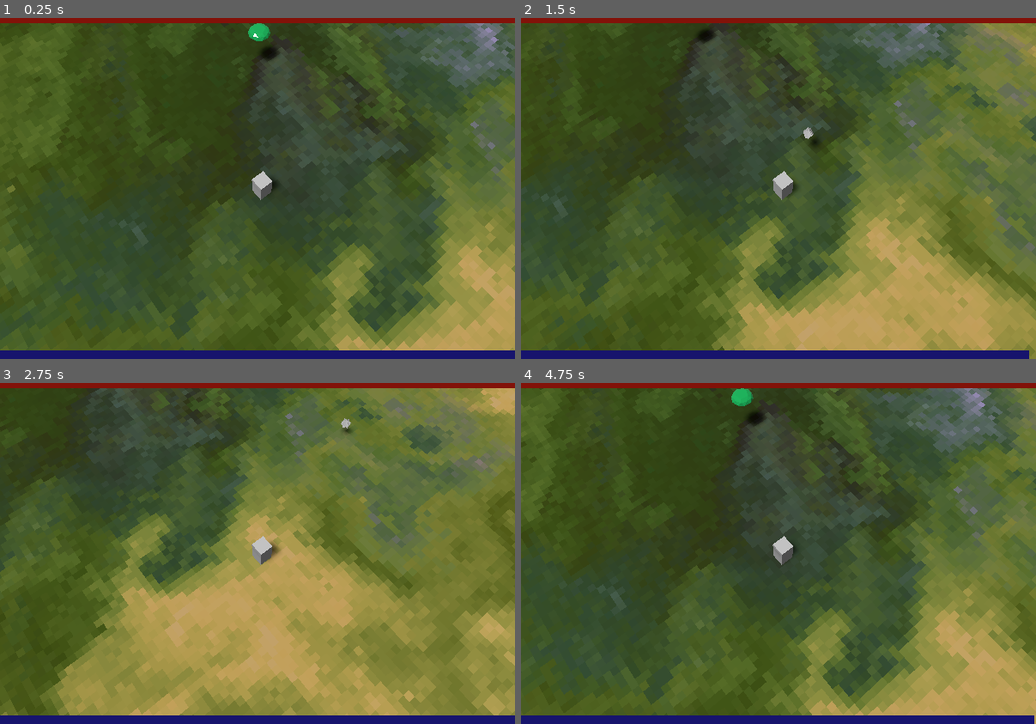
Above: before the commit, frames 1-4 (two rows, left to right).
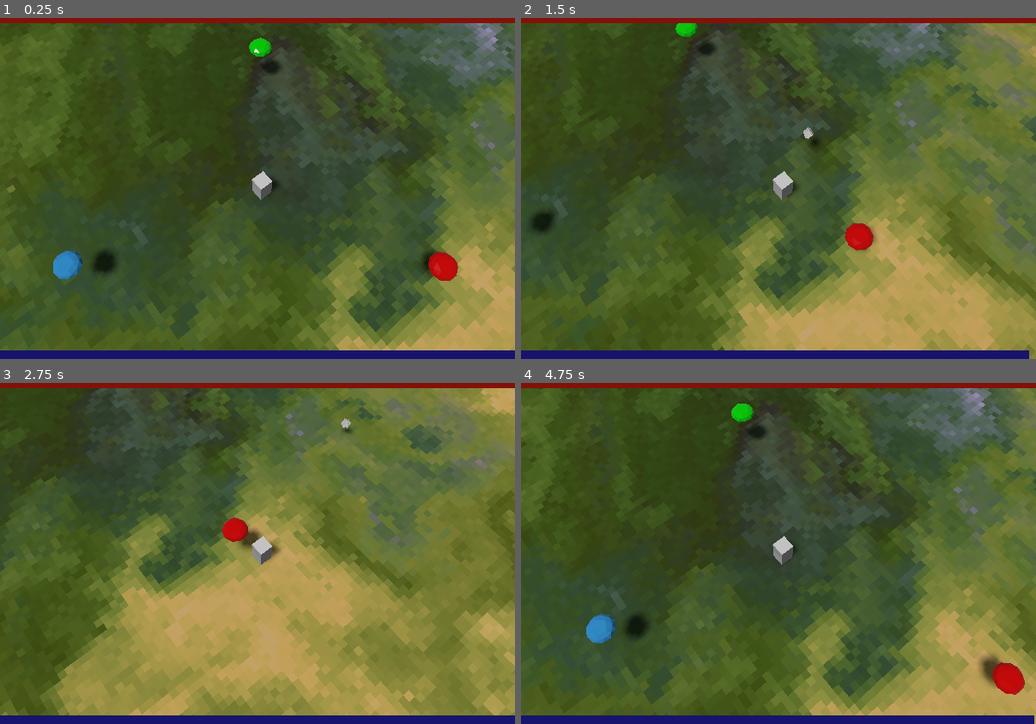
Above: after the commit, the same moments.

Repository: DominicSimone/particle-wizard
Game: Godot game, scene res://main.tscn
Two runs of this game, one before a commit and one after it. Both use one fixed random seed, a clock stepped at 60 frames per second and the inputs below.
Inputs (mouse positions are in pixels of both pictures, inside the frame that each line leads up to):
- Up to frame 1 (0.25 s): no input
- Up to frame 2 (1.5 s): move the mouse to (891, 171) at 0.52 s; hold D (move_right) 0.53-1.28 s; click (891, 171) at 0.67 s; move the mouse to (675, 205) at 1.27 s; hold S (move_backward) from 1.28 s (still down)
- Up to frame 3 (2.75 s): move the mouse to (309, 475) at 2.02 s; release S (move_backward) at 2.03 s; hold D (move_right) from 2.03 s (still down)
- Up to frame 4 (4.75 s): move the mouse to (752, 621) at 2.77 s; release D (move_right) at 2.78 s; hold W (move_forward) 2.78-3.53 s; click (752, 621) at 2.92 s; move the mouse to (933, 604) at 3.52 s; hold A (move_left) from 3.53 s (still down); move the mouse to (624, 502) at 4.27 s

The runs differ from the first frame. In frame 1, 1.6% of the frame differs, in the area x 10-89%, y 1-78%; in frame 2, 0.9%; in frame 3, 0.4%; in frame 4, 1.8%, in the area x 12-98%, y 1-92%.

Commit message:
Enemy coloring

Diff:
--- /dev/null
+++ b/Enemy.tscn
@@ -0,0 +1,69 @@
+[gd_scene load_steps=8 format=2]
+
+[ext_resource path="res://scripts/Enemy.gd" type="Script" id=2]
+[ext_resource path="res://Detector.tscn" type="PackedScene" id=3]
+[ext_resource path="res://objects/gem.obj" type="ArrayMesh" id=4]
+
+[sub_resource type="SpatialMaterial" id=45]
+resource_local_to_scene = true
+roughness = 0.15
+
+[sub_resource type="SphereShape" id=33]
+radius = 0.910449
+
+[sub_resource type="Animation" id=38]
+length = 0.001
+tracks/0/type = "value"
+tracks/0/path = NodePath("gem:rotation_degrees")
+tracks/0/interp = 1
+tracks/0/loop_wrap = true
+tracks/0/imported = false
+tracks/0/enabled = true
+tracks/0/keys = {
+"times": PoolRealArray( 0 ),
+"transitions": PoolRealArray( 1 ),
+"update": 0,
+"values": [ Vector3( 0, 0, 0 ) ]
+}
+
+[sub_resource type="Animation" id=39]
+resource_name = "Spin"
+length = 3.0
+loop = true
+tracks/0/type = "value"
+tracks/0/path = NodePath("gem:rotation_degrees")
+tracks/0/interp = 1
+tracks/0/loop_wrap = true
+tracks/0/imported = false
+tracks/0/enabled = true
+tracks/0/keys = {
+"times": PoolRealArray( 0, 3 ),
+"transitions": PoolRealArray( 1, 1 ),
+"update": 0,
+"values": [ Vector3( 0, 0, 0 ), Vector3( 0, -72, 0 ) ]
+}
+
+[node name="Enemy" type="Area"]
+transform = Transform( 1, 0, 0, 0, 1, 0, 0, 0, 1, -9.65013, 2.93734, -7.57665 )
+collision_layer = 2
+input_ray_pickable = false
+script = ExtResource( 2 )
+max_health = 10.0
+
+[node name="Detector" parent="." instance=ExtResource( 3 )]
+
+[node name="gem" type="MeshInstance" parent="."]
+transform = Transform( 1, 0, 0, 0, 1, 0, 0, 0, 1, 0, -0.199103, 0 )
+mesh = ExtResource( 4 )
+skeleton = NodePath("../..")
+material/0 = SubResource( 45 )
+
+[node name="CollisionShape" type="CollisionShape" parent="."]
+shape = SubResource( 33 )
+
+[node name="AnimationPlayer" type="AnimationPlayer" parent="."]
+autoplay = "Spin"
+anims/RESET = SubResource( 38 )
+anims/Spin = SubResource( 39 )
+
+[connection signal="body_entered" from="." to="." method="_on_Enemy_body_entered"]
--- a/Shield.tscn
+++ b/Shield.tscn
@@ -8,6 +8,7 @@
 radius = 1.50484
 
 [sub_resource type="ShaderMaterial" id=41]
+resource_local_to_scene = true
 shader = ExtResource( 3 )
 shader_param/albedo = Color( 0.52549, 0.607843, 0.831373, 1 )
 shader_param/emission_color = Color( 0.415686, 0.341176, 0.368627, 1 )
@@ -17,6 +18,7 @@
 shader_param/uv_offset = null
 
 [sub_resource type="SphereMesh" id=40]
+resource_local_to_scene = true
 material = SubResource( 41 )
 radius = 1.5
 height = 3.0
--- a/main.tscn
+++ b/main.tscn
@@ -1,12 +1,10 @@
-[gd_scene load_steps=21 format=2]
+[gd_scene load_steps=15 format=2]
 
 [ext_resource path="res://textures/temp ground.png" type="Texture" id=1]
 [ext_resource path="res://scripts/PlayerController.gd" type="Script" id=2]
-[ext_resource path="res://scripts/Enemy.gd" type="Script" id=3]
+[ext_resource path="res://Enemy.tscn" type="PackedScene" id=3]
 [ext_resource path="res://scripts/ParticleCollisions.gd" type="Script" id=4]
 [ext_resource path="res://scripts/MainUI.gd" type="Script" id=7]
-[ext_resource path="res://Detector.tscn" type="PackedScene" id=9]
-[ext_resource path="res://objects/gem.obj" type="ArrayMesh" id=10]
 [ext_resource path="res://scripts/ParticleCollider.gd" type="Script" id=11]
 
 [sub_resource type="StyleBoxFlat" id=32]
@@ -55,45 +53,6 @@
 [sub_resource type="BoxShape" id=47]
 extents = Vector3( 0.476559, 0.928984, 0.479322 )
 
-[sub_resource type="SpatialMaterial" id=45]
-albedo_color = Color( 0.14902, 0.917647, 0.478431, 1 )
-roughness = 0.15
-
-[sub_resource type="SphereShape" id=33]
-radius = 0.910449
-
-[sub_resource type="Animation" id=38]
-length = 0.001
-tracks/0/type = "value"
-tracks/0/path = NodePath("gem:rotation_degrees")
-tracks/0/interp = 1
-tracks/0/loop_wrap = true
-tracks/0/imported = false
-tracks/0/enabled = true
-tracks/0/keys = {
-"times": PoolRealArray( 0 ),
-"transitions": PoolRealArray( 1 ),
-"update": 0,
-"values": [ Vector3( 0, 0, 0 ) ]
-}
-
-[sub_resource type="Animation" id=39]
-resource_name = "Spin"
-length = 3.0
-loop = true
-tracks/0/type = "value"
-tracks/0/path = NodePath("gem:rotation_degrees")
-tracks/0/interp = 1
-tracks/0/loop_wrap = true
-tracks/0/imported = false
-tracks/0/enabled = true
-tracks/0/keys = {
-"times": PoolRealArray( 0, 3 ),
-"transitions": PoolRealArray( 1, 1 ),
-"update": 0,
-"values": [ Vector3( 0, 0, 0 ), Vector3( 0, -72, 0 ) ]
-}
-
 [node name="Spatial" type="Spatial"]
 
 [node name="DirectionalLight" type="DirectionalLight" parent="."]
@@ -262,31 +221,20 @@
 [node name="CollisionShape" type="CollisionShape" parent="Player"]
 shape = SubResource( 47 )
 
-[node name="Enemy" type="Area" parent="."]
-transform = Transform( 1, 0, 0, 0, 1, 0, 0, 0, 1, -9.65013, 2.93734, -7.57665 )
-collision_layer = 2
-input_ray_pickable = false
-script = ExtResource( 3 )
-max_health = 10.0
-
-[node name="Detector" parent="Enemy" instance=ExtResource( 9 )]
-
-[node name="gem" type="MeshInstance" parent="Enemy"]
-transform = Transform( 1, 0, 0, 0, 1, 0, 0, 0, 1, 0, -0.199103, 0 )
-mesh = ExtResource( 10 )
-skeleton = NodePath("../..")
-material/0 = SubResource( 45 )
-
-[node name="CollisionShape" type="CollisionShape" parent="Enemy"]
-shape = SubResource( 33 )
-
-[node name="AnimationPlayer" type="AnimationPlayer" parent="Enemy"]
-autoplay = "Spin"
-anims/RESET = SubResource( 38 )
-anims/Spin = SubResource( 39 )
+[node name="Green Gem" parent="." instance=ExtResource( 3 )]
+transform = Transform( 1, 0, 0, 0, 1, 0, 0, 0, 1, -8.4002, 2.93734, -6.66589 )
+
+[node name="Red Gem" parent="." instance=ExtResource( 3 )]
+transform = Transform( 1, 0, 0, 0, 1, 0, 0, 0, 1, 11.4727, 2.93734, -4.54219 )
+ai = "red_gem"
+color = Color( 1, 0, 0, 1 )
+
+[node name="Blue Gem" parent="." instance=ExtResource( 3 )]
+transform = Transform( 1, 0, 0, 0, 1, 0, 0, 0, 1, -2.69594, 2.93734, 12.8141 )
+ai = "blue_gem"
+color = Color( 0.243137, 0.698039, 1, 1 )
 
 [connection signal="pressed" from="Control/Game Over/Button" to="Control" method="_on_Button_pressed"]
 [connection signal="toggled" from="Control/Game Over/Button" to="Control" method="_on_Button_toggled"]
 [connection signal="input_event" from="Ground/StaticBody" to="Player" method="_on_StaticBody_input_event"]
 [connection signal="hit" from="Player/ParticleCollider" to="Player" method="_on_ParticleCollider_hit"]
-[connection signal="body_entered" from="Enemy" to="Enemy" method="_on_Enemy_body_entered"]
--- a/project.godot
+++ b/project.godot
@@ -38,6 +38,11 @@
 "class": "EEvent",
 "language": "GDScript",
 "path": "res://scripts/state machine/EEvent.gd"
+}, {
+"base": "Spatial",
+"class": "Enemy",
+"language": "GDScript",
+"path": "res://scripts/Enemy.gd"
 }, {
 "base": "Reference",
 "class": "EntityKnowledge",
@@ -121,6 +126,7 @@
 "Cast": "",
 "Condition": "",
 "EEvent": "",
+"Enemy": "",
 "EntityKnowledge": "",
 "MatchEvent": "",
 "NOf": "",
--- a/scripts/Enemy.gd
+++ b/scripts/Enemy.gd
@@ -1,7 +1,8 @@
-extends Spatial
+class_name Enemy extends Spatial
 
 export var max_health: float
 export var ai: String = "green_gem"
+export var color: Color = Color.green
 onready var health := max_health
 onready var shield_scene := preload("res://Shield.tscn")
 var knowledge := EntityKnowledge.new()
@@ -9,8 +10,12 @@
 var active = false
 
 func _ready() -> void:
+	set_color(color)
 	state = SMBuilder.get_state_machine(ai)
 	state.on_entry(self)
+
+func set_color(color: Color):
+	$gem.get_active_material(0).albedo_color = color
 
 func change_state(type: int, payload):
 	var next_state = state.evaluate(type, payload)
--- a/scripts/state machine/StateMachineBuilder.gd
+++ b/scripts/state machine/StateMachineBuilder.gd
@@ -71,19 +71,19 @@
 		"activation": [
 			[CallFunc.new("add_shield"), CallFunc.new("set_active")],
 			{
-				"activated": [Timed.new(0)]
+				"stop_and_shoot": [Timed.new(0.1)]
 			}
 		],
-		"activated": [
+		"shimmy": [
 			[Shimmy.new(5, 0.5)],
 			{
-				"stop_and_shoot": [Timed.new(10), RandomChance.new(0.1)]
+				"stop_and_shoot": [Timed.new(10), RandomChance.new(0.5)]
 			}
 		],
 		"stop_and_shoot": [
 			[Cast.new(preload("res://particle scenes/Lingering Arc.tscn"))],
 			{
-				"activated": [Timed.new(1.5)]
+				"shimmy": [Timed.new(1.5)]
 			}
 		]
 	})
Not shown, added: Lingering Arc.gif
